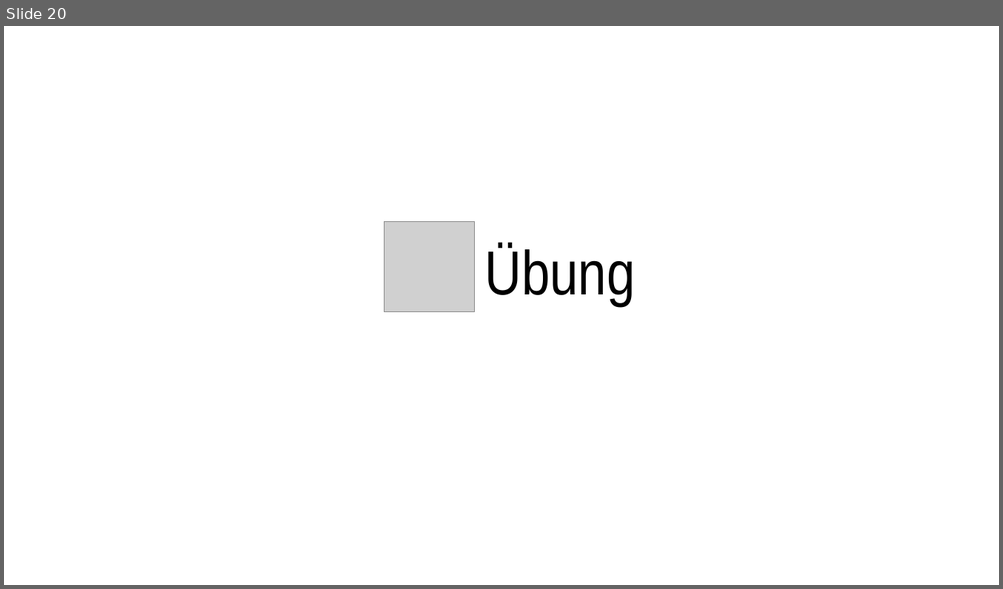
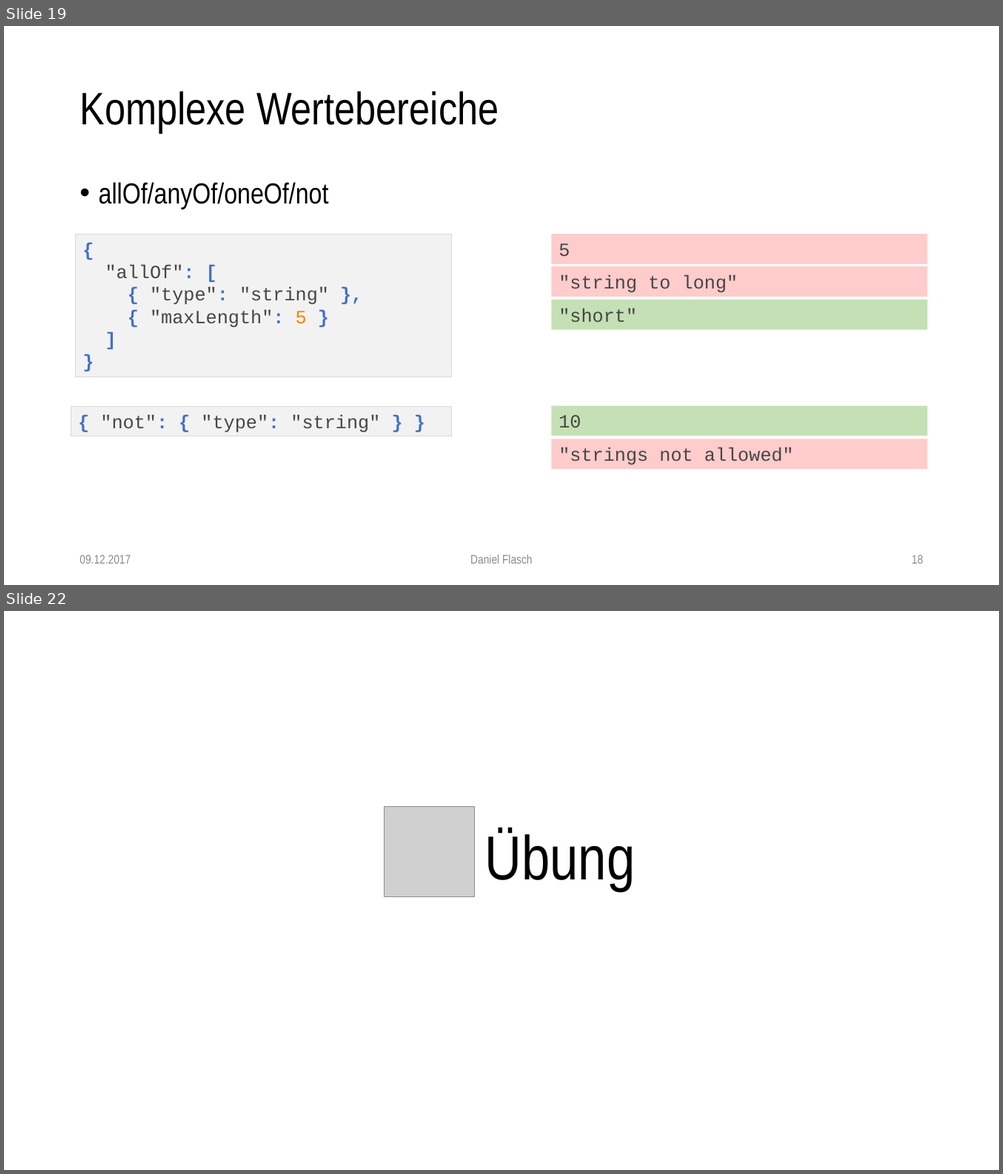
Before and after one commit to dflasch/jsonSchemaEdu, a slide deck: doc/json-schema.pptx. Shown one above the other, each under a label of ours: slide 20 before the commit, slides 19 and 22 after it; the slides between them are not shown. The pictures are 1003x589 and 1003x1174 pixels, drawn with LibreOffice and Linux fonts; fonts in the diff are those of the drawing; grey boxes stand for pictures. Boxes give left, top, right and bottom in pixels: in the first picture for what was removed or moved away, otherwise in the second. Text is boxed around its words. In the diff, an @@ line names an element or a change of style, - is before the commit and + after.

```diff
--- a/doc/json-schema.pptx
+++ b/doc/json-schema.pptx
@@ slide 19 added at (4,26,999,585), background #FFFFFF @@
@@ title added at (79,91,498,133), 44 pt, text #000000 @@
+Komplexe Wertebereiche
@@ text added at (99,182,329,209), 28 pt, text #000000 @@
+• allOf/anyOf/oneOf/not
@@ rectangle added at (76,234,452,378), fill #F2F2F2, outline #D9D9D9 0.75 pt, 18 pt, text #464646 @@
+{
+"allOf": [
+{ "type": "string" },
+{ "maxLength": 5 }
+]
+}
@@ rectangle added at (552,234,928,264), fill #FFCCCC, 18 pt, text #464646 @@
+5
@@ rectangle added at (552,267,928,297), fill #FFCCCC, 18 pt, text #464646 @@
+"string to long"
@@ rectangle added at (552,300,928,329), fill #C5E0B4, 18 pt, text #464646 @@
+"short"
@@ rectangle added at (71,406,452,437), fill #F2F2F2, outline #D9D9D9 0.75 pt, 18 pt, text #464646 @@
+{ "not": { "type": "string" } }
@@ rectangle added at (552,406,928,436), fill #C5E0B4, 18 pt, text #464646 @@
+10
@@ rectangle added at (552,440,928,469), fill #FFCCCC, 18 pt, text #464646 @@
+"strings not allowed"
@@ text added at (79,555,131,564), 12 pt, text #8C8C8C @@
+09.12.2017
@@ text added at (470,555,532,564), 12 pt, text #8C8C8C @@
+Daniel Flasch
@@ page number added at (911,555,922,564), 12 pt, text #8C8C8C @@
+18
@@ what was slide 20 is now slide 22 @@
```
Also in this commit, not shown: 4 slides changed, 2 other slides added, 1 other file.
